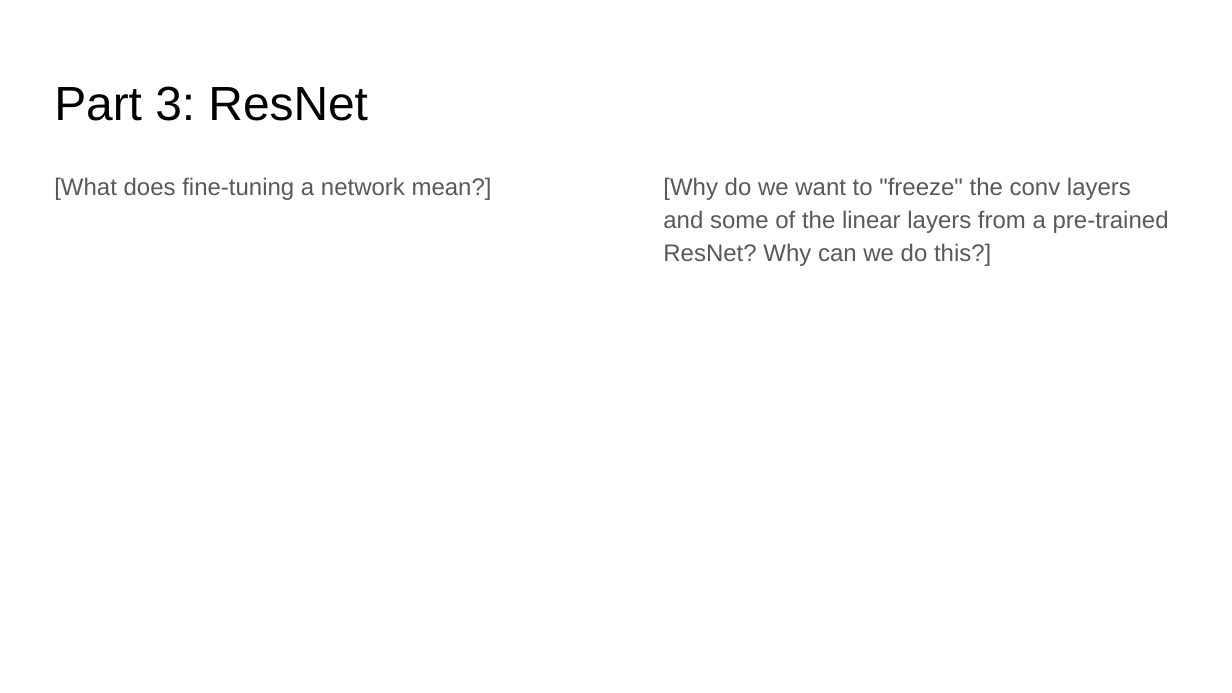
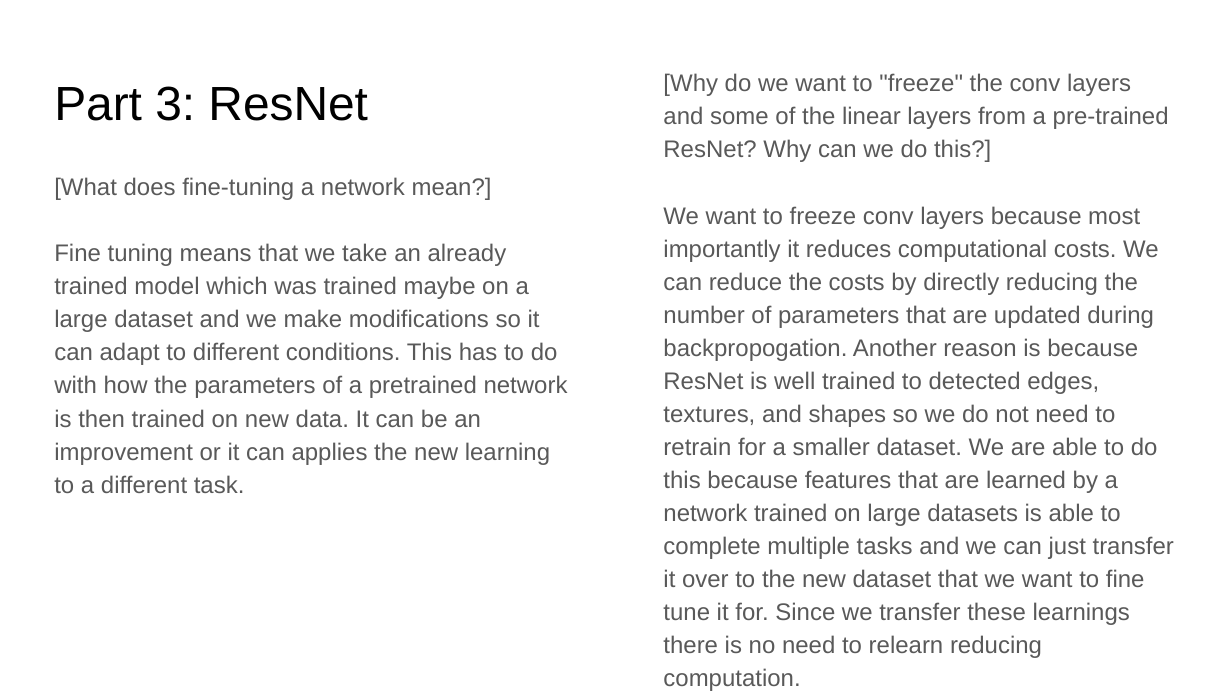
Before and after one commit to anirudh-arunkumar/ComputerVision, a slide deck: slide 10 of project-3-main/docs/proj3_report.pptx. Drawn at 1232x693 pixels with LibreOffice and Linux fonts; fonts in the diff are those of the drawing. Boxes give left, top, right and bottom in pixels: in the first picture for what was removed or moved away, otherwise in the second. Text is boxed around its words. In the diff, an @@ line names an element or a change of style, - is before the commit and + after.

```diff
--- a/project-3-main/docs/proj3_report.pptx
+++ b/project-3-main/docs/proj3_report.pptx
@@ text "[Why do we want to ...": place and size @@
-text "[Why do we want to ..." at box(663, 177, 1169, 266)
+text "[Why do we want to ..." at box(663, 73, 1174, 691)
@@ text at box(663, 206, 1174, 691): paragraph added @@
+We want to freeze conv layers because most importantly it reduces computational costs. We can reduce the costs by directly reducing the number of parameters that are updated during backpropogation. Another reason is because ResNet is well trained to detected edges, textures, and shapes so we do not need to retrain for a smaller dataset. We are able to do this because features that are learned by a network trained on large datasets is able to complete multiple tasks and we can just transfer it over to the new dataset that we want to fine tune it for. Since we transfer these learnings there is no need to relearn reducing computation.
@@ text at box(54, 243, 568, 493): paragraph added @@
+Fine tuning means that we take an already trained model which was trained maybe on a large dataset and we make modifications so it can adapt to different conditions. This has to do with how the parameters of a pretrained network is then trained on new data. It can be an improvement or it can applies the new learning to a different task.
```
Also in this commit, not shown: 12 other slides changed, 1 slide added, 1 slide removed, 14 other files.
